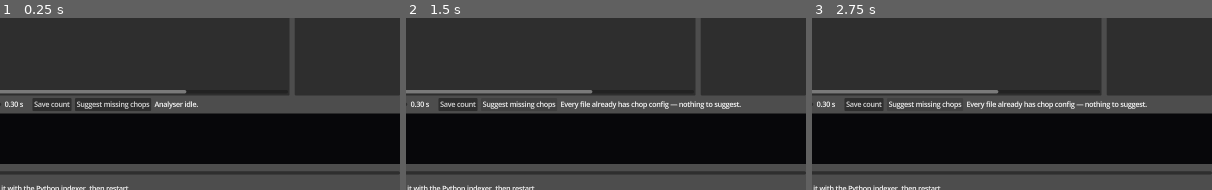
Above: before the commit, frames 1-3 (left to right).
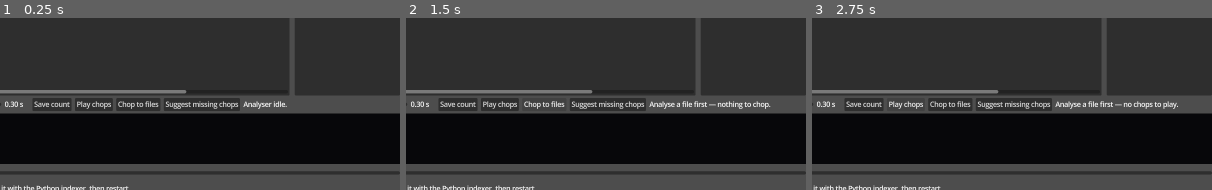
Above: after the commit, the same moments.

Repository: benedictcarter/sound_lib
Game: Godot game, scene res://main.tscn
The game is run twice, just before and just after one commit, with the same random seed, the same clock (stepped at 60 frames per second) and the same inputs.
Inputs (mouse positions are % of the whole screen's width and height, from its top left):
- Up to frame 1 (0.25 s): no input
- Up to frame 2 (1.5 s): click (46, 2) at 0.52 s; type "Alex" at 0.6 s; click (93, 17) at 0.75 s; type "12" at 0.83 s; click (67, 70) at 1.25 s, where only the run after the commit has a clickable "Chop to files"
- Up to frame 3 (2.75 s): click (62, 70) at 2 s, where only the run after the commit has a clickable "Play chops"
The pictures show only the part of the screen within x 50-100%, y 45-95%; the shares and areas given below are measured in that part.

The runs differ from the first frame. In frame 1, 2.1% of the frame differs, in the area x 19-72%, y 46-55%; in frame 2, 2.4%; in frame 3, 2.5%, in the area x 19-92%, y 46-55%.

Commit message:
Add 'Play chops' (1 s gaps) and 'Chop to files' (keeps original)
Play chops: builds one preview AudioStreamWAV = each piece + 1 s silence so the
boundaries are audibly obvious (_play_chops / _build_chops_stream, 8/16-bit PCM).

Chop to files: indexer/chop.py writes <stem>_chopped_NNN<ext> beside the original
via soundfile (keeps 24-bit/subtype), never deleting the original. The 'Chop to
files' button (_chop_selected) chops the analysed file at the exact segments
shown, in a thread. Re-index to surface the chops as first-class files (play,
tag, re-chop). Verified: M4 burst -> 5 PCM_24/96k pieces, original intact.

Co-Authored-By: Claude Opus 4.8 <noreply@anthropic.com>

Diff:
--- a/app/main.gd
+++ b/app/main.gd
@@ -196,6 +196,14 @@
 var _sg_poll: Timer
 var _sg_progress_path: String = ""
 
+# chop-to-disk job (chop.py writes name_chopped_NNN next to the original; the
+# original is kept). Runs in a thread.
+var _chop_thread: Thread = null
+var _chop_busy: bool = false
+var _chop_btn: Button
+var _chop_spec_path: String = ""
+var _chop_result_path: String = ""
+
 # ----- nodes ---------------------------------------------------------------
 var _search: LineEdit
 var _bundle_opt: OptionButton
@@ -252,6 +260,8 @@
 	_chop_path = data_dir.path_join("chopping.json")
 	_an_out_path = ProjectSettings.globalize_path("user://envelope.json")
 	_sg_progress_path = ProjectSettings.globalize_path("user://chop_progress.json")
+	_chop_spec_path = ProjectSettings.globalize_path("user://chop_spec.json")
+	_chop_result_path = ProjectSettings.globalize_path("user://chop_result.json")
 	_load_userdata()
 	_load_analysis()
 	_load_chopping()
@@ -546,6 +556,20 @@
 	save.tooltip_text = "Store this sound count in the Sounds column"
 	save.pressed.connect(_save_current_count)
 	bar.add_child(save)
+
+	var playchops := Button.new()
+	playchops.text = "Play chops"
+	playchops.tooltip_text = "Play each chop piece in turn with 1 s of silence " \
+		+ "between them, so the boundaries are audibly obvious."
+	playchops.pressed.connect(_play_chops)
+	bar.add_child(playchops)
+
+	_chop_btn = Button.new()
+	_chop_btn.text = "Chop to files"
+	_chop_btn.tooltip_text = "Write each piece as name_chopped_NNN.wav next to the " \
+		+ "original (the original is KEPT). Re-run the indexer to see them."
+	_chop_btn.pressed.connect(_chop_selected)
+	bar.add_child(_chop_btn)
 
 	_sg_btn = Button.new()
 	_sg_btn.text = "Suggest missing chops"
@@ -1445,6 +1469,129 @@
 		it = it.get_next()
 
 
+# ----- play chops: each piece + 1 s of silence, as a single preview stream ---
+func _play_chops() -> void:
+	if typeof(_an_rec) != TYPE_DICTIONARY or _graph.segments.is_empty():
+		_an_status.text = "Analyse a file first — no chops to play."
+		return
+	var abs := _abs_path(_an_rec)
+	if String(_an_rec.get("ext", "")).to_lower() != "wav" or not FileAccess.file_exists(abs):
+		_an_status.text = "Play chops supports existing WAV files only."
+		return
+	var stream: AudioStreamWAV = AudioStreamWAV.load_from_file(abs)
+	if stream == null:
+		_an_status.text = "Could not load WAV: %s" % abs
+		return
+	var preview := _build_chops_stream(stream)
+	if preview == null:
+		_an_status.text = "Play chops needs 8/16-bit PCM (format %d)." % stream.format
+		return
+	_player.stream = preview
+	_player.play()
+	_stream_len = preview.get_length()
+	_playing_rec = null          # preview timeline != original; skip cursor + play-count
+	_playing_item = null
+	_play_btn.text = "Pause"
+	_now_label.text = "Playing %d chops (1 s gaps):  %s" % [
+		_graph.segments.size(), String(_an_rec.get("filename", ""))]
+
+
+# Concatenate the loaded WAV's pieces (segment frames -> samples) with 1 s of
+# silence between each. Returns null for non-PCM formats we can't byte-slice.
+func _build_chops_stream(stream: AudioStreamWAV) -> AudioStreamWAV:
+	var bps := 0
+	if stream.format == AudioStreamWAV.FORMAT_8_BITS:
+		bps = 1
+	elif stream.format == AudioStreamWAV.FORMAT_16_BITS:
+		bps = 2
+	else:
+		return null
+	var ch := 2 if stream.stereo else 1
+	var frame_bytes := bps * ch
+	var sr := stream.mix_rate
+	var data := stream.data
+	var total := data.size() / frame_bytes
+	var silence := PackedByteArray()
+	silence.resize(int(sr) * frame_bytes)        # 1 s of zeros (= silence, signed PCM)
+	var out := PackedByteArray()
+	for s in _graph.segments:
+		var a := clampi(int(round(float(s[0]) * _an_frame_s * sr)), 0, total)
+		var b := clampi(int(round(float(s[1]) * _an_frame_s * sr)), 0, total)
+		if b <= a:
+			continue
+		out.append_array(data.slice(a * frame_bytes, b * frame_bytes))
+		out.append_array(silence)
+	if out.is_empty():
+		return null
+	var sw := AudioStreamWAV.new()
+	sw.format = stream.format
+	sw.mix_rate = sr
+	sw.stereo = stream.stereo
+	sw.data = out
+	return sw
+
+
+# ----- chop to files: chop.py writes name_chopped_NNN.wav beside the original --
+func _chop_selected() -> void:
+	if _chop_busy:
+		return
+	if typeof(_an_rec) != TYPE_DICTIONARY or _graph.segments.is_empty():
+		_an_status.text = "Analyse a file first — nothing to chop."
+		return
+	if _graph.segments.size() <= 1:
+		_an_status.text = "Only 1 piece at these settings — nothing to chop."
+		return
+	var abs := _abs_path(_an_rec)
+	if String(_an_rec.get("ext", "")).to_lower() != "wav" or not FileAccess.file_exists(abs):
+		_an_status.text = "Chop supports existing WAV files only."
+		return
+	# WYSIWYG: chop exactly the pieces drawn (current segments), in seconds.
+	var segs_s: Array = []
+	for s in _graph.segments:
+		segs_s.append([float(s[0]) * _an_frame_s, float(s[1]) * _an_frame_s])
+	var f := FileAccess.open(_chop_spec_path, FileAccess.WRITE)
+	if f == null:
+		_an_status.text = "Could not write chop spec."
+		return
+	f.store_string(JSON.stringify({"segments_s": segs_s}))
+	f.close()
+	if FileAccess.file_exists(_chop_result_path):
+		DirAccess.remove_absolute(_chop_result_path)
+	var script := ProjectSettings.globalize_path("res://").path_join(
+		"../indexer/chop.py").simplify_path()
+	_chop_busy = true
+	_chop_btn.disabled = true
+	_an_status.text = "Chopping %s into %d pieces…" % [
+		String(_an_rec.get("filename", "")), segs_s.size()]
+	_chop_thread = Thread.new()
+	_chop_thread.start(_chop_run.bind(script, abs, _chop_spec_path, _chop_result_path))
+
+
+func _chop_run(script: String, audio: String, spec: String, result: String) -> void:
+	var output: Array = []
+	var args := [script, audio, spec, result]
+	var code := OS.execute("py", args, output, true)
+	if code == -1:                       # py launcher not found; try python
+		OS.execute("python", args, output, true)
+	call_deferred("_chop_finished")
+
+
+func _chop_finished() -> void:
+	_chop_busy = false
+	if _chop_thread:
+		_chop_thread.wait_to_finish()
+		_chop_thread = null
+	_chop_btn.disabled = false
+	if not FileAccess.file_exists(_chop_result_path):
+		_an_status.text = "Chop failed (no output). Is python on PATH?"
+		return
+	var d: Variant = JSON.parse_string(FileAccess.get_file_as_string(_chop_result_path))
+	if typeof(d) != TYPE_DICTIONARY or not d.get("ok", false):
+		_an_status.text = "Chop error: %s" % (d.get("error", "?") if typeof(d) == TYPE_DICTIONARY else "?")
+		return
+	_an_status.text = "Wrote %d chops next to the original (kept). Re-run the indexer to see them." % int(d.get("count", 0))
+
+
 func _update_param_labels() -> void:
 	if _sil_lbl: _sil_lbl.text = "%d dB" % int(_sil_slider.value)
 	if _gap_lbl: _gap_lbl.text = "%.1f s" % _gap_slider.value
@@ -1491,6 +1638,8 @@
 		_an_thread.wait_to_finish()
 	if _sg_thread and _sg_thread.is_started():
 		_sg_thread.wait_to_finish()
+	if _chop_thread and _chop_thread.is_started():
+		_chop_thread.wait_to_finish()
 
 
 func _an_finished() -> void:
Not shown, changed: CLAUDE.md
Not shown, changed: README.md
Not shown, added: indexer/chop.py
